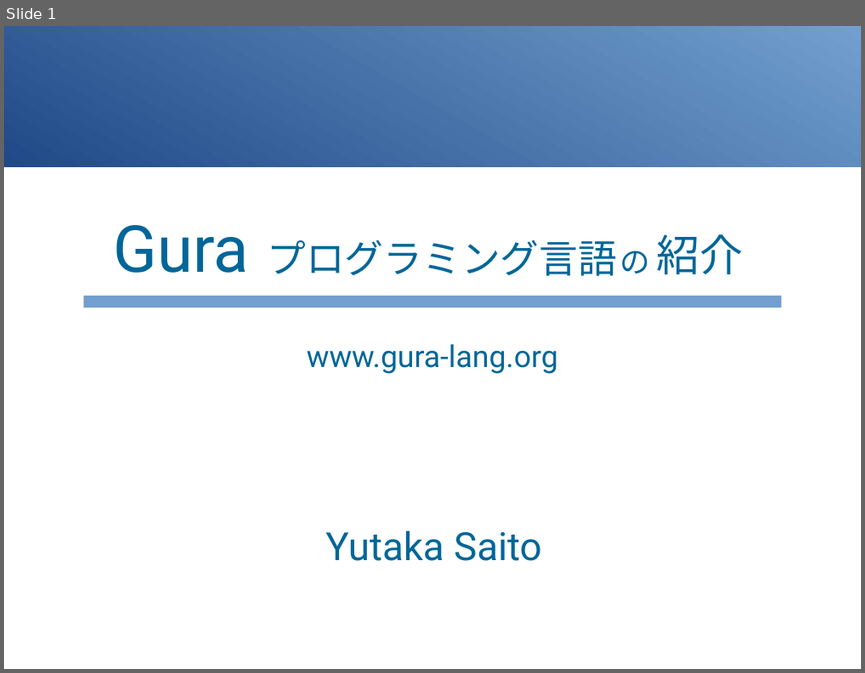
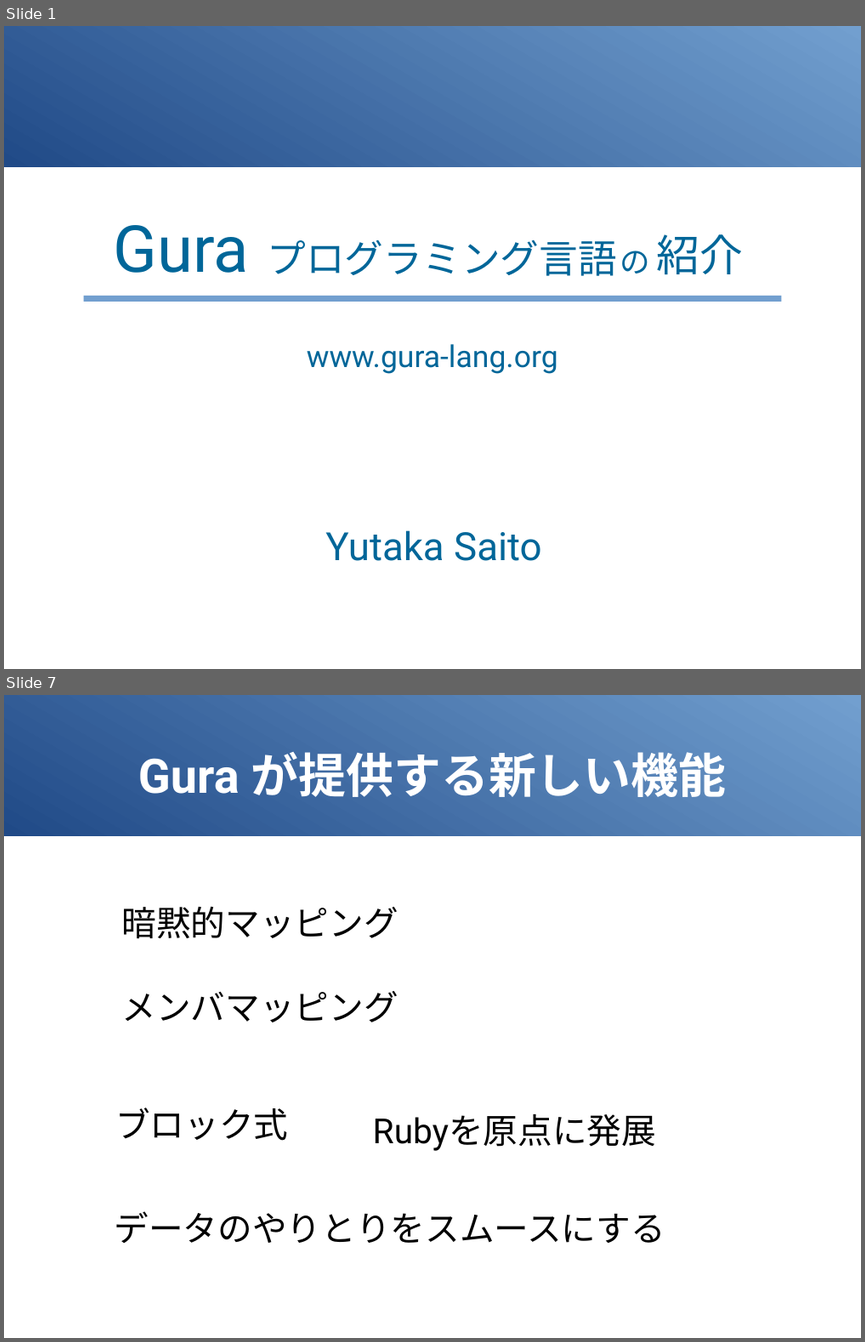
Before and after one commit to gura-lang/gura-doc, a slide deck: presentation/gura-introduction.odp. Shown one above the other, each under a label of ours: slide 1 before the commit, slides 1 and 7 after it; the slides between them are not shown. The pictures are 865x673 and 865x1342 pixels, drawn with LibreOffice and Linux fonts; fonts in the diff are those of the drawing. Boxes give left, top, right and bottom in pixels: in the first picture for what was removed or moved away, otherwise in the second. Text is boxed around its words. In the diff, an @@ line names an element or a change of style, - is before the commit and + after.

```diff
--- a/presentation/gura-introduction.odp
+++ b/presentation/gura-introduction.odp
@@ slide 7 added at box(4, 695, 861, 1338), background #FFFFFF; not listed: 1 template element that a slide beside it also shows @@
@@ title added at box(138, 752, 726, 797), 44 pt, text #FFFFFF, bold @@
+Gura が提供する新しい機能
@@ text added at box(122, 906, 398, 939), 32 pt, text #000000 @@
+暗黙的マッピング
@@ text added at box(122, 991, 398, 1022), 32 pt, text #000000 @@
+メンバマッピング
@@ text added at box(115, 1107, 288, 1140), 32 pt, text #000000 @@
+ブロック式
@@ text added at box(373, 1114, 656, 1151), 32 pt, text #000000 @@
+Rubyを原点に発展
@@ text added at box(114, 1211, 665, 1242), 32 pt, text #000000 @@
+データのやりとりをスムースにする
@@ slide 1 changed as well @@
@@ rectangle: place and size @@
-rectangle at box(83, 295, 782, 307)
+rectangle at box(83, 295, 782, 301)
```
Also in this commit, not shown: 1 other slide changed, 5 other slides added, 2 slides removed, 1 other file.
